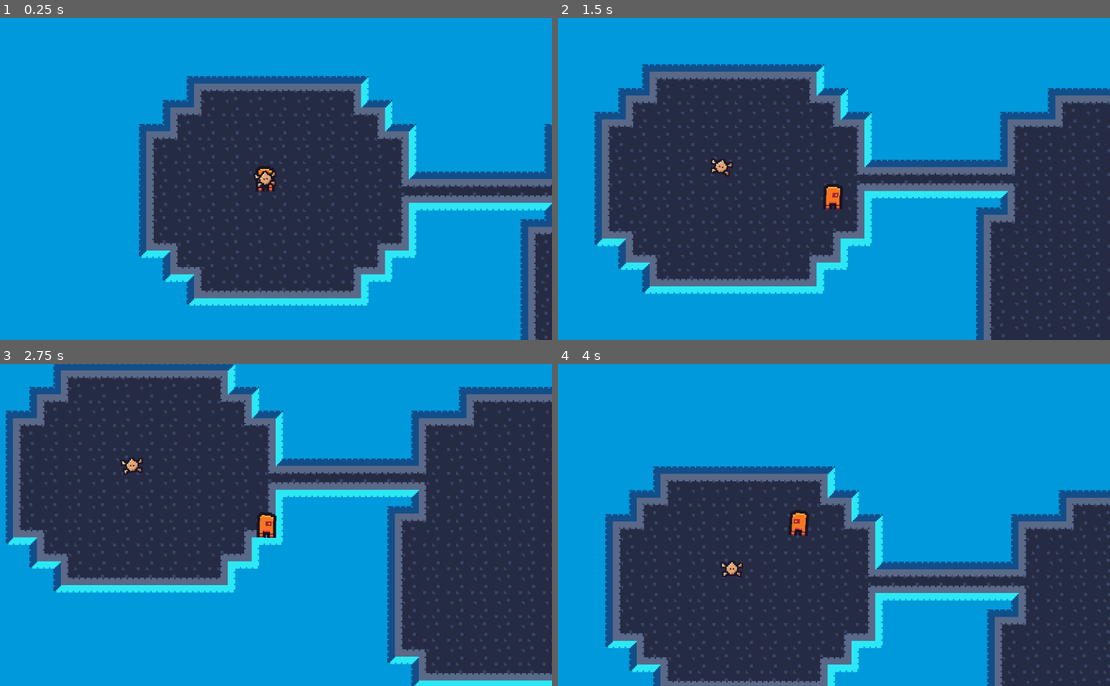
Above: before the commit, frames 1-4 (two rows, left to right).
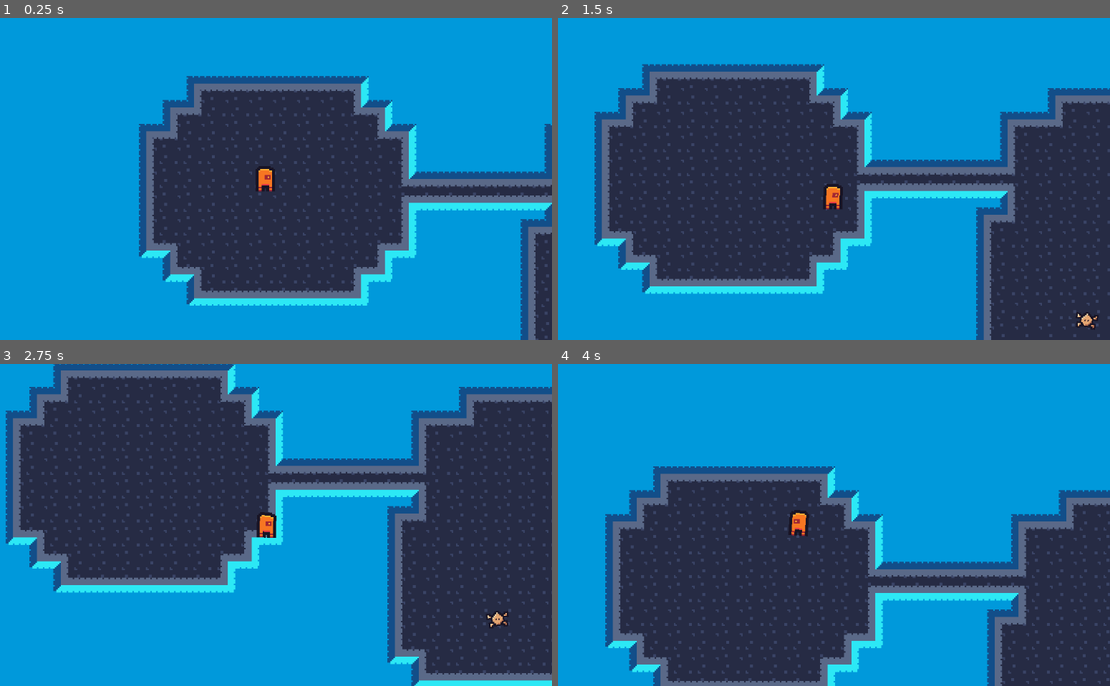
Above: after the commit, the same moments.

Repository: adrianwhatfield/alien-escape
Game: Godot game, scene res://main.tscn
Two runs of this game, one before a commit and one after it. Both use one fixed random seed, a clock stepped at 60 frames per second and the inputs below.
Inputs:
- Up to frame 1 (0.25 s): no input
- Up to frame 2 (1.5 s): tap Enter at 0.5 s; hold D (move_right) 0.53-1.28 s; hold S (move_down) from 1.28 s (still down)
- Up to frame 3 (2.75 s): release S (move_down) at 2.03 s; hold D (move_right) from 2.03 s (still down)
- Up to frame 4 (4 s): release D (move_right) at 2.78 s; hold W (move_up) 2.78-3.53 s; hold A (move_left) from 3.53 s (still down)

The runs differ from the first frame. In frame 1, 0.1% of the frame differs, in the area x 46-51%, y 47-53%; in frame 2, 0.3%, in the area x 27-98%, y 43-97%; in frame 3, 0.3%; in frame 4, 0.1%.

Commit message:
Fix crab animation

Diff:
--- a/godot-project/crab.tscn
+++ b/godot-project/crab.tscn
@@ -6,66 +6,40 @@
 [sub_resource type="CircleShape2D" id="CircleShape2D_7kvcj"]
 radius = 5.09902
 
-[sub_resource type="Animation" id="Animation_qhy8o"]
+[sub_resource type="Animation" id="Animation_77swu"]
 resource_name = "idle"
 length = 2.0
 loop_mode = 1
-tracks/0/type = "value"
+tracks/0/type = "bezier"
 tracks/0/imported = false
-tracks/0/enabled = false
-tracks/0/path = NodePath(".:position")
+tracks/0/enabled = true
+tracks/0/path = NodePath(".:rotation")
 tracks/0/interp = 1
 tracks/0/loop_wrap = true
 tracks/0/keys = {
-"times": PackedFloat32Array(),
-"transitions": PackedFloat32Array(),
-"update": 0,
-"values": []
-}
-tracks/1/type = "value"
-tracks/1/imported = false
-tracks/1/enabled = true
-tracks/1/path = NodePath(".:rotation")
-tracks/1/interp = 1
-tracks/1/loop_wrap = true
-tracks/1/keys = {
-"times": PackedFloat32Array(0, 0.4, 1, 1.6, 2),
-"transitions": PackedFloat32Array(1, 1, 1, 1, 1),
-"update": 0,
-"values": [0.0, -0.230169, 0.0, 0.250492, 0.0]
+"handle_modes": PackedInt32Array(0, 0, 0, 0),
+"points": PackedFloat32Array(0, -0.25, 0, 0.25, 0, -0.192441, -0.25, 0, 0.25, 0, 0.145812, -0.25, 0, 0.25, 0, 0, -0.25, 0, 0.25, 0),
+"times": PackedFloat32Array(0, 0.5, 1.5, 2)
 }
 
-[sub_resource type="Animation" id="Animation_vtqr4"]
+[sub_resource type="Animation" id="Animation_q7e4o"]
 length = 0.001
-tracks/0/type = "value"
+tracks/0/type = "bezier"
 tracks/0/imported = false
 tracks/0/enabled = true
-tracks/0/path = NodePath(".:position")
+tracks/0/path = NodePath(".:rotation")
 tracks/0/interp = 1
 tracks/0/loop_wrap = true
 tracks/0/keys = {
-"times": PackedFloat32Array(0),
-"transitions": PackedFloat32Array(1),
-"update": 0,
-"values": [Vector2(0, 0)]
-}
-tracks/1/type = "value"
-tracks/1/imported = false
-tracks/1/enabled = true
-tracks/1/path = NodePath(".:rotation")
-tracks/1/interp = 1
-tracks/1/loop_wrap = true
-tracks/1/keys = {
-"times": PackedFloat32Array(0),
-"transitions": PackedFloat32Array(1),
-"update": 0,
-"values": [0.0]
+"handle_modes": PackedInt32Array(0),
+"points": PackedFloat32Array(0, -0.25, 0, 0.25, 0),
+"times": PackedFloat32Array(0)
 }
 
 [sub_resource type="AnimationLibrary" id="AnimationLibrary_mri73"]
 _data = {
-"RESET": SubResource("Animation_vtqr4"),
-"idle": SubResource("Animation_qhy8o")
+"RESET": SubResource("Animation_q7e4o"),
+"idle": SubResource("Animation_77swu")
 }
 
 [node name="Crab" type="Area2D"]
--- a/godot-project/main.tscn
+++ b/godot-project/main.tscn
@@ -914,19 +914,28 @@
 [node name="Player" parent="." instance=ExtResource("1_rcwek")]
 
 [node name="Crab" parent="." instance=ExtResource("3_2n82x")]
+position = Vector2(245, 103)
 
 [node name="Crab2" parent="." instance=ExtResource("3_2n82x")]
+position = Vector2(350, -31)
 
 [node name="Crab3" parent="." instance=ExtResource("3_2n82x")]
+position = Vector2(333, 54)
 
 [node name="Crab4" parent="." instance=ExtResource("3_2n82x")]
+position = Vector2(34, 297)
 
 [node name="Crab5" parent="." instance=ExtResource("3_2n82x")]
+position = Vector2(62, 385)
 
 [node name="Crab6" parent="." instance=ExtResource("3_2n82x")]
+position = Vector2(265, 314)
 
 [node name="Crab7" parent="." instance=ExtResource("3_2n82x")]
+position = Vector2(322, 250)
 
 [node name="Crab8" parent="." instance=ExtResource("3_2n82x")]
+position = Vector2(645, 395)
 
 [node name="Crab9" parent="." instance=ExtResource("3_2n82x")]
+position = Vector2(629, 164)
